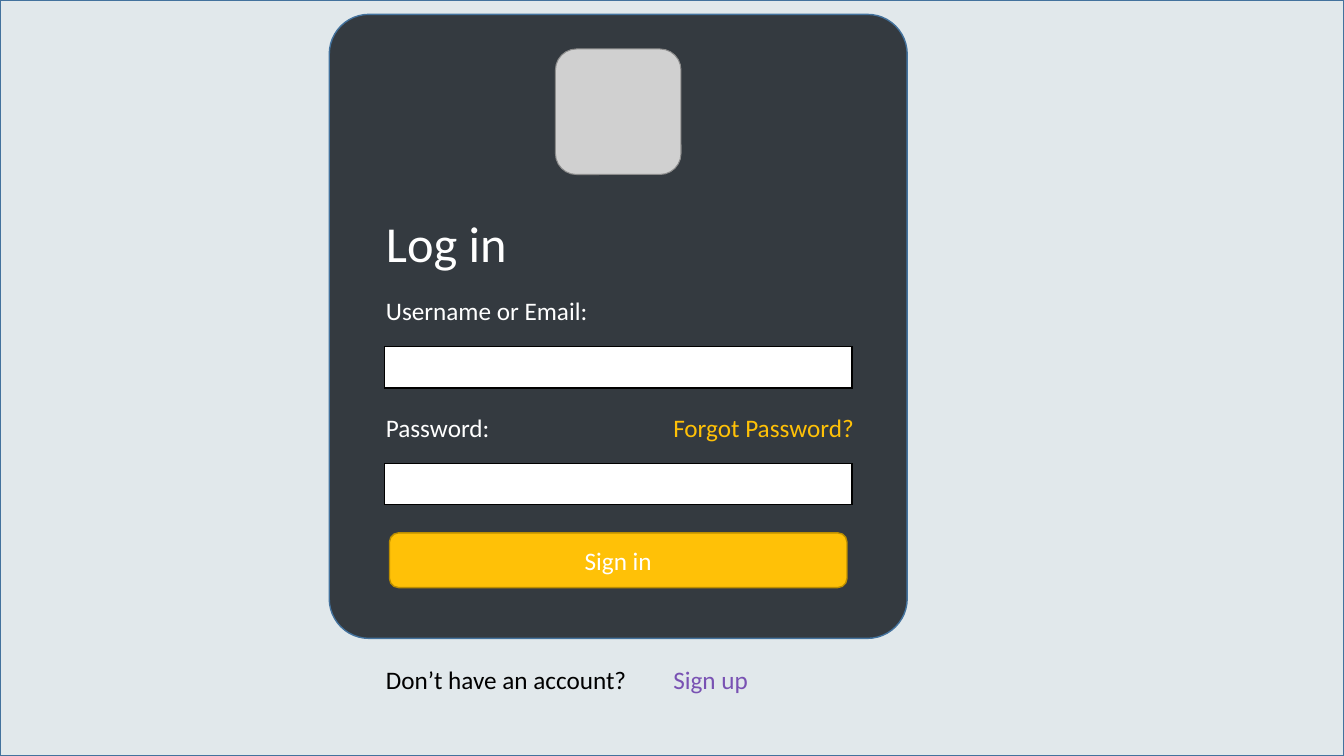
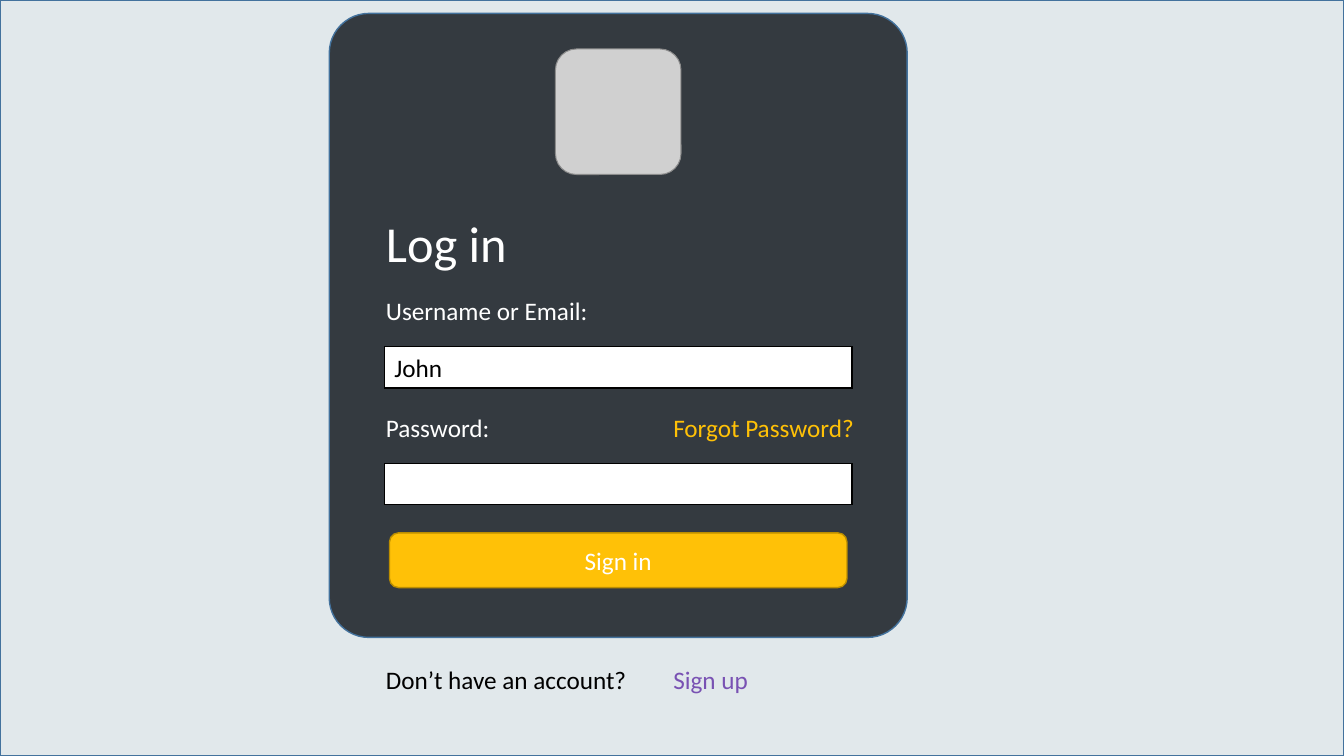
Before and after one commit to mohake-keshavarzi/online-movies-system, a slide deck: slide 1 of prototypes/prototype.pptx. Drawn at 1344x756 pixels with LibreOffice and Linux fonts; fonts in the diff are those of the drawing; grey boxes stand for pictures. Boxes give left, top, right and bottom in pixels: in the first picture for what was removed or moved away, otherwise in the second. Text is boxed around its words. In the diff, an @@ line names an element or a change of style, - is before the commit and + after.

```diff
--- a/prototypes/prototype.pptx
+++ b/prototypes/prototype.pptx
@@ text in rectangle at box(394, 359, 442, 377): text added @@
+John
```
Also in this commit, not shown: 2 other files.
